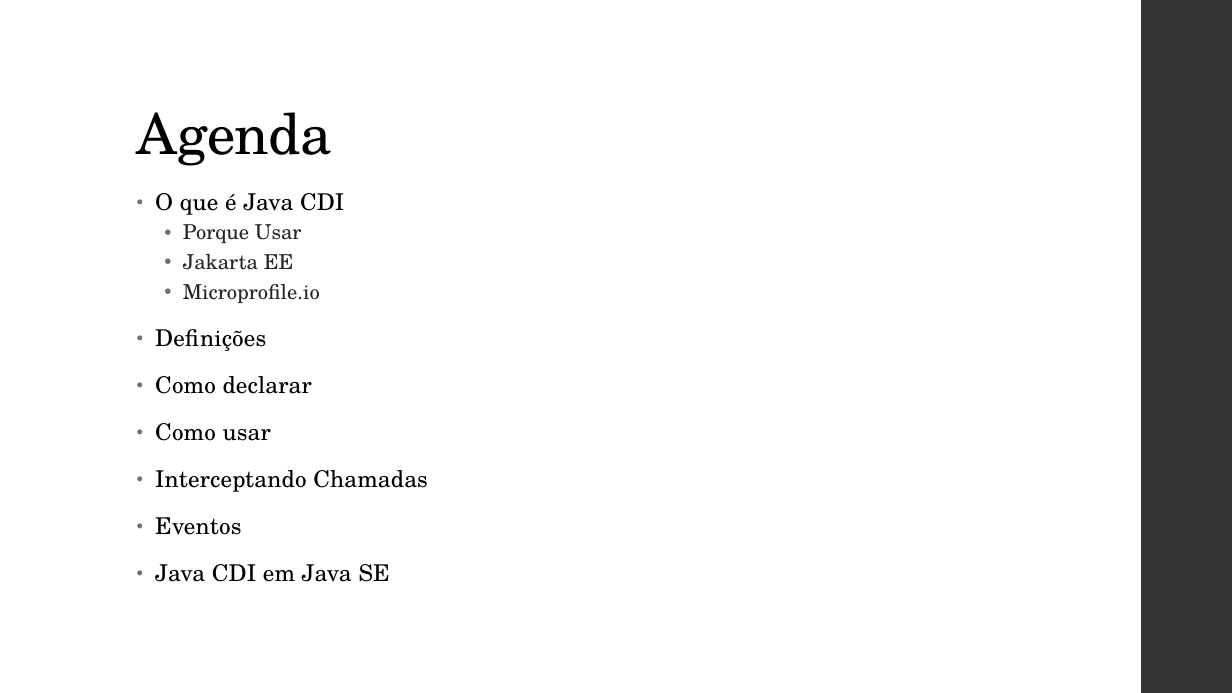
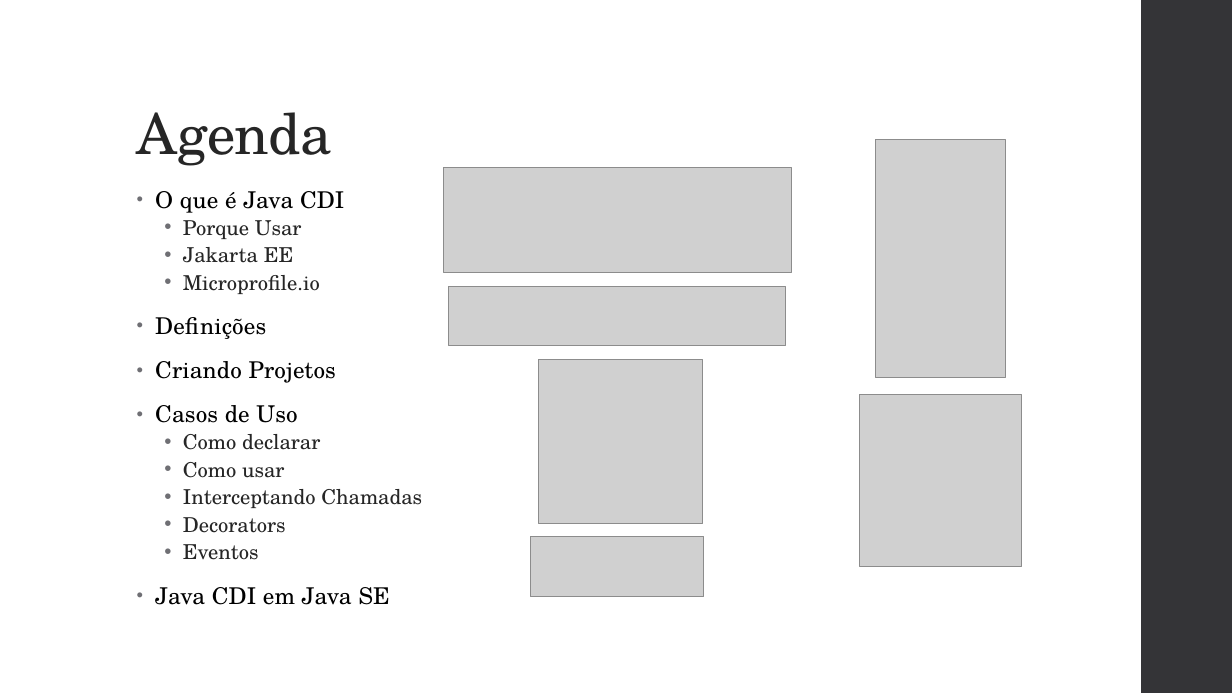
Before and after one commit to vepo/cdi-tutorial, a slide deck: slide 3 of resource/Java CDI.pptx. Drawn at 1232x693 pixels with LibreOffice and Linux fonts; fonts in the diff are those of the drawing; grey boxes stand for pictures. Boxes give left, top, right and bottom in pixels: in the first picture for what was removed or moved away, otherwise in the second. Text is boxed around its words. In the diff, an @@ line names an element or a change of style, - is before the commit and + after.

```diff
--- a/resource/Java CDI.pptx
+++ b/resource/Java CDI.pptx
@@ title "Agenda" at (x1=137, y1=112, x2=332, y2=166): text colour #000000 to #262626 @@
@@ picture added at (x1=876, y1=140, x2=1006, y2=377) @@
@@ picture added at (x1=444, y1=168, x2=791, y2=273) @@
@@ text at (x1=155, y1=191, x2=422, y2=605): size 18 to 16 pt, text colour #000000 to #262626, letter spacing 0.1 to 0 pt in "Como declarar", "Como usar", "Interceptando Chamadas", "Eventos"; line spacing 0.95 to 0.85; line spacing 0.9 to 0.8; list level 1 to 2 in "Como declarar"; line spacing 0.95 to 0.8; list level 1 to 2 in "Como usar"; list level 1 to 2 in "Interceptando Chamadas"; list level 1 to 2 in "Eventos" @@
@@ picture added at (x1=449, y1=287, x2=787, y2=346) @@
@@ text at (x1=155, y1=361, x2=336, y2=423): paragraphs added @@
+• Criando Projetos
+• Casos de Uso
@@ picture added at (x1=539, y1=360, x2=702, y2=523) @@
@@ picture added at (x1=860, y1=395, x2=1021, y2=567) @@
@@ text at (x1=183, y1=517, x2=286, y2=533): paragraph added @@
+  • Decorators
@@ picture added at (x1=531, y1=536, x2=704, y2=597) @@
```
Also in this commit, not shown: 23 other slides changed, 4 slides added, 6 other files.
